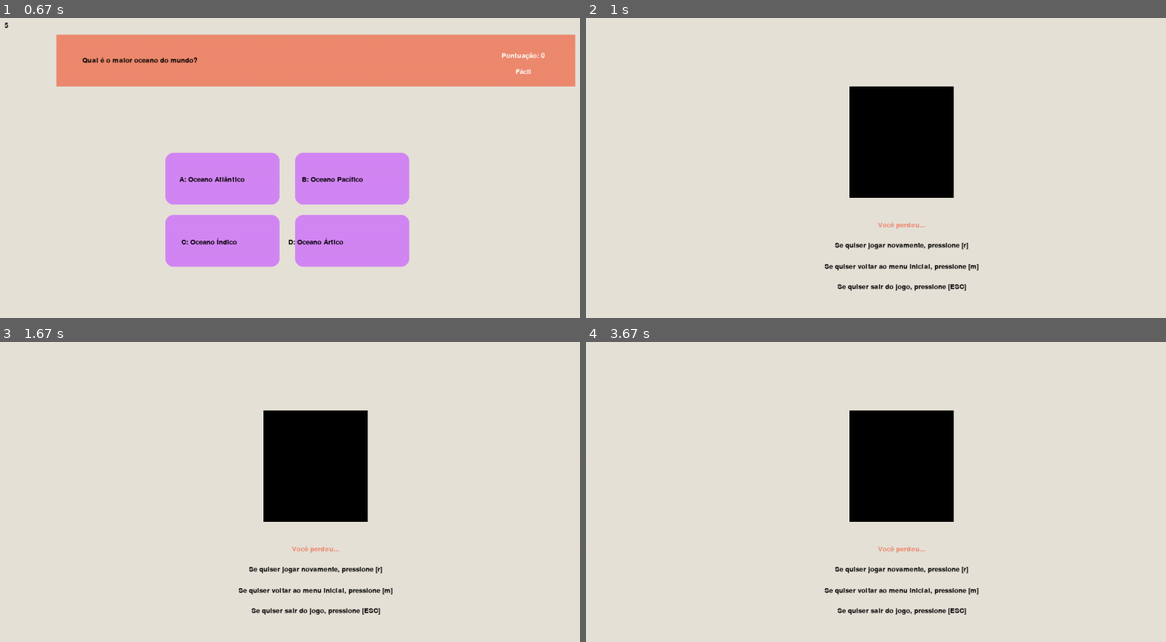
Above: before the commit, frames 1-4 (two rows, left to right).
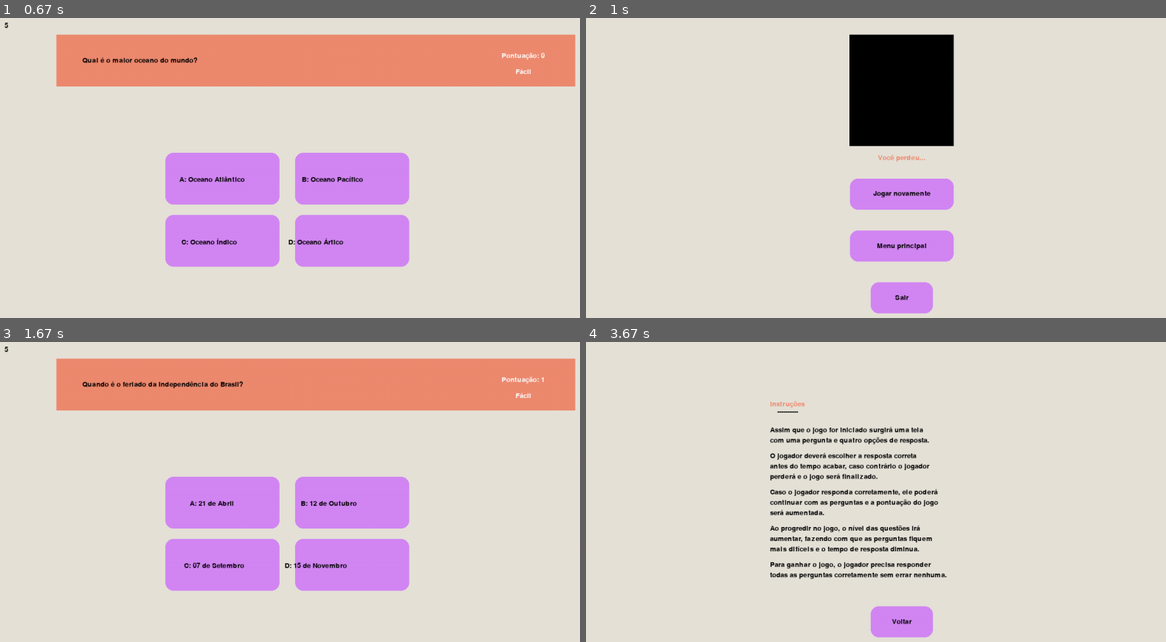
Above: after the commit, the same moments.

Repository: insper-classroom/devlife-23-1-projeto-pygame-jonas-pelegrina-gabriel-mendes
Game: pygame game, started from jogo.py
The game is run twice, just before and just after one commit, with the same random seed, the same clock (stepped at 60 frames per second) and the same inputs.
Inputs (mouse positions are in pixels of both pictures, inside the frame that each line leads up to):
- Up to frame 1 (0.67 s): click (313, 183) at 0.38 s
- Up to frame 2 (1 s): click (980, 216) at 0.72 s
- Up to frame 3 (1.67 s): click (313, 516) at 1.05 s, where only the run after the commit has a clickable "Jogar novamente"; click (220, 504) at 1.38 s, where only the run after the commit has a clickable "A: Brasília"
- Up to frame 4 (3.67 s): click (939, 504) at 1.72 s, where only the run after the commit has a clickable "B: 12 de Outubro"; click (893, 558) at 2.05 s; press the mouse at (893, 558) at 3.37 s; move the mouse to (910, 558) at 3.47 s; release the mouse at (928, 561) at 3.6 s

Frame 1 is identical in both runs. In frame 2, 11% of the frame differs, in the area x 41-68%, y 5-99%; in frame 3, 34%, in the area x 0-100%, y 1-91%; in frame 4, 11%.

Commit message:
Código do jogo atualizado.

Diff:
--- a/jogo.py
+++ b/jogo.py
@@ -175,15 +175,43 @@
 
         # Tela de fim de jogo
         elif tela_fim_de_jogo:
-            window.blit(logo, (WIDTH/2 - logo.get_width()/2, HEIGHT/2 - logo.get_height()/2 - 80))
+            window.blit(logo, (WIDTH/2 - logo.get_width()/2, HEIGHT/2 - logo.get_height()/2 - 180))
             mensagem = fonte_jogo.render('Você perdeu...', True, LARANJA)
-            mensagem2 = fonte_jogo.render('Se quiser jogar novamente, pressione [r]', True, (0, 0, 0))
-            mensagem3 = fonte_jogo.render('Se quiser voltar ao menu inicial, pressione [m]', True, (0, 0, 0))
-            sair = fonte_jogo.render('Se quiser sair do jogo, pressione [ESC]', True, (0, 0, 0))
-            window.blit(mensagem, (WIDTH/2 - mensagem.get_width()/2, HEIGHT/2 - mensagem.get_height()/2 + 80))
-            window.blit(mensagem2, (WIDTH/2 - mensagem2.get_width()/2, HEIGHT/2 - mensagem2.get_height()/2 + 120))
-            window.blit(mensagem3, (WIDTH/2 - mensagem3.get_width()/2, HEIGHT/2 - mensagem3.get_height()/2 + 160))
-            window.blit(sair, (WIDTH/2 - sair.get_width()/2, HEIGHT/2 - sair.get_height()/2 + 200))
+            window.blit(mensagem, (WIDTH/2 - mensagem.get_width()/2, HEIGHT/2 - mensagem.get_height()/2 - 50))
+
+            # Cria dimensões dos botões
+            botoes = []
+            largura = 200
+            altura = 60
+            x = WIDTH/2 - largura/2
+            y = 350
+
+
+            # Cria botões
+            botao_jogar_novamente = Botao(x, y, largura, altura)
+            botao_menu_principal = Botao(x, y + 100, largura, altura)
+            botao_sair = Botao(WIDTH/2 - 120/2, 350 + 200, 120, 60)
+            botoes.append(botao_jogar_novamente)
+            botoes.append(botao_menu_principal)
+            botoes.append(botao_sair)
+
+            # Desenha botões
+            for botao in botoes:
+                botao.desenha(window, False)
+
+
+            # Desenha textos do botões
+            jogar_novamente = fonte_jogo.render('Jogar novamente', True, (0, 0, 0))
+            window.blit(jogar_novamente, (WIDTH/2 - jogar_novamente.get_width()/2, HEIGHT/2 - jogar_novamente.get_height()/2 + 20))
+            menu_principal = fonte_jogo.render('Menu principal', True, (0, 0, 0))
+            window.blit(menu_principal, (WIDTH/2 - menu_principal.get_width()/2, HEIGHT/2 - menu_principal.get_height()/2 + 120))
+            sair = fonte_jogo.render('Sair', True, (0, 0, 0))
+            window.blit(sair, (WIDTH/2 - sair.get_width()/2, HEIGHT/2 - sair.get_height()/2 + 220))
+
+
+
+
+
 
 
 
@@ -215,6 +243,7 @@
                         tela_de_inicio = False
                         inicio_jogo = True
                         questao_sorteada_Fácil = sorteia_questao(dicionario_classificado, 'Fácil')
+                        pontuacao = 0
                         # Timer do jogo
                         timer, texto = 5, '5'.rjust(3)
                         time.set_timer(USEREVENT, 1000)
@@ -248,7 +277,6 @@
                             botao_a.desenha(window,True)
                             pontuacao += 1
                             success.play()
-                            inicio_jogo = True
                             questao_sorteada_Fácil = sorteia_questao(dicionario_classificado, 'Fácil')
                             # Timer do jogo
                             timer, texto = 5, '5'.rjust(3)
@@ -311,20 +339,28 @@
 
 
         elif tela_fim_de_jogo:
-            if evento.type == KEYDOWN and evento.key == K_r:
-                mixer.music.play()
-                tela_fim_de_jogo = False
-                inicio_jogo = True
-                questao_sorteada_Fácil = sorteia_questao(dicionario_classificado, 'Fácil')
-
-                # Timer do jogo
-                timer, texto = 5, '5'.rjust(3)
-                time.set_timer(USEREVENT, 1000)
-
-
-            elif evento.type == KEYDOWN and evento.key == K_m:
-                tela_fim_de_jogo = False
-                tela_de_inicio = True
+            if evento.type == MOUSEBUTTONUP:
+                if evento.button == 1:
+                    if botao_jogar_novamente.verifica_clique(evento.pos[0], evento.pos[1]):
+                        mixer.music.play()
+                        tela_fim_de_jogo = False
+                        inicio_jogo = True
+                        questao_sorteada_Fácil = sorteia_questao(dicionario_classificado, 'Fácil')
+                        pontuacao = 0
+
+                        # Timer do jogo
+                        timer, texto = 5, '5'.rjust(3)
+                        time.set_timer(USEREVENT, 1000)
+
+                    elif botao_menu_principal.verifica_clique(evento.pos[0], evento.pos[1]):
+                        tela_fim_de_jogo = False
+                        tela_de_inicio = True
+
+
+                    elif botao_sair.verifica_clique(evento.pos[0], evento.pos[1]):
+                        rodando = False
+
+
 
         elif tela_venceu_jogo:
             if evento.type == KEYDOWN and evento.key == K_r:
